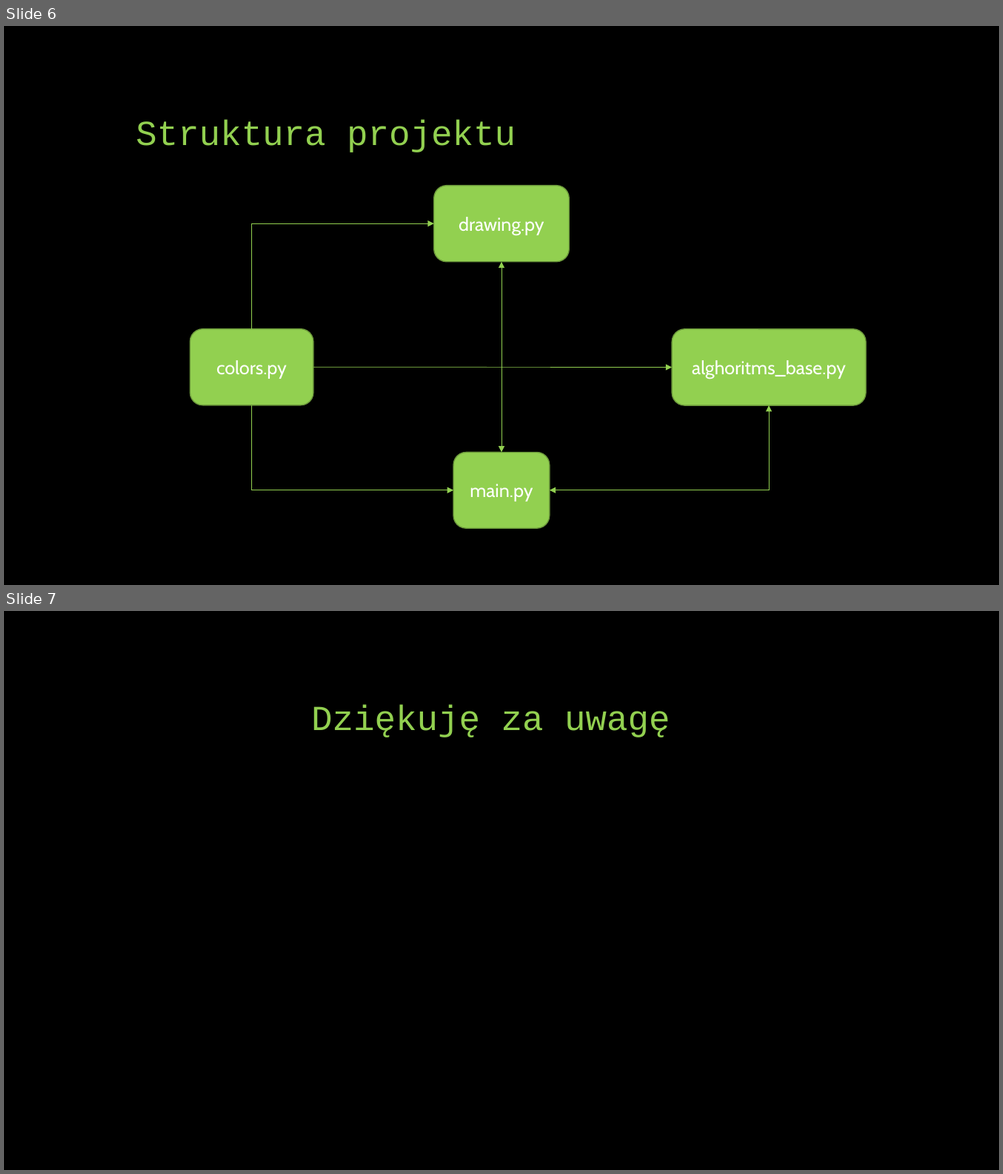
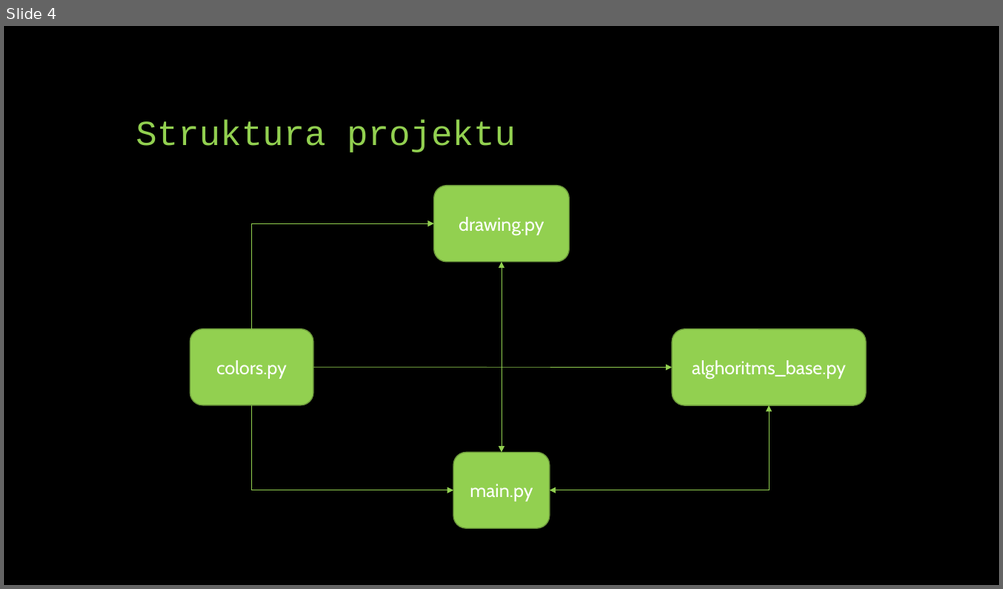
Before and after one commit to SebsatianM/IPP, a slide deck: Indywidualny projekt programistyczny Sebastian Mielczarek.pptx. Shown one above the other, each under a label of ours: slides 6 and 7 before the commit, slide 4 after it. The pictures are 1003x1174 and 1003x589 pixels, drawn with LibreOffice and Linux fonts; fonts in the diff are those of the drawing. Boxes give left, top, right and bottom in pixels: in the first picture for what was removed or moved away, otherwise in the second. Text is boxed around its words. In the diff, an @@ line names an element or a change of style, - is before the commit and + after.

```diff
--- a/Indywidualny projekt programistyczny Sebastian Mielczarek.pptx
+++ b/Indywidualny projekt programistyczny Sebastian Mielczarek.pptx
@@ slide 7 removed at [4,611,999,1170], background #000000 @@
@@ title removed at [311,704,670,738] @@
-Dziękuję za uwagę
@@ what was slide 6 is now slide 4 @@
```
Also in this commit, not shown: 1 slide changed, 1 slide added, 1 other slide removed, 2 other files.
